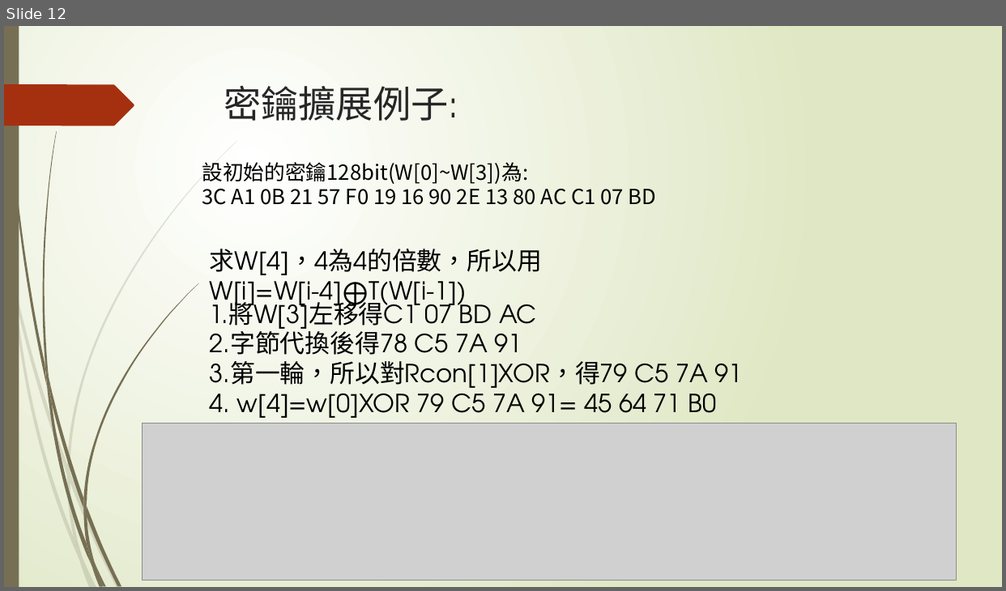
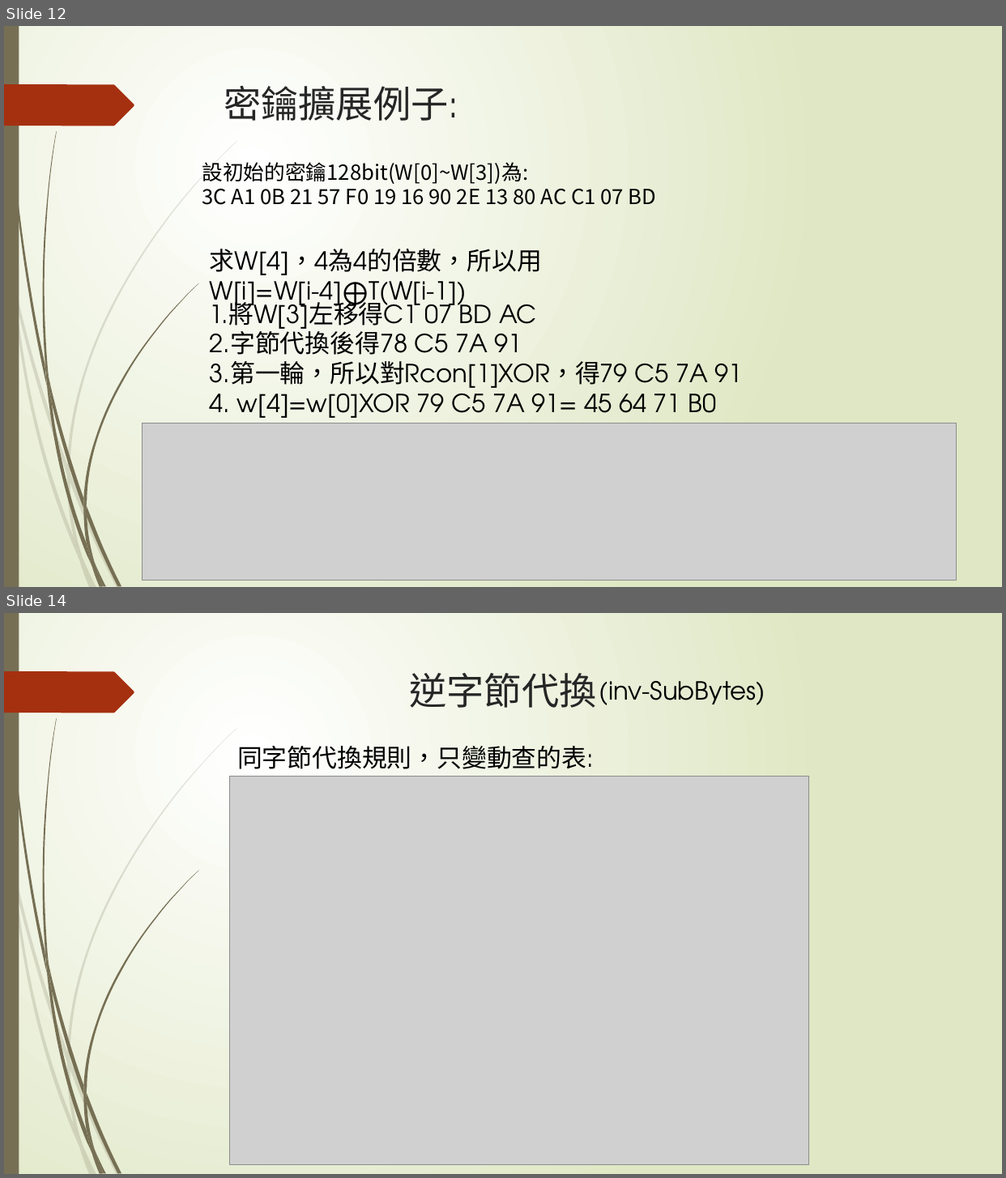
Before and after one commit to sanwich27/2019_FPGA_Design_Group4, a slide deck: final_project/AES加密&解密.pptx. Shown one above the other, each under a label of ours: slide 12 before the commit, slides 12 and 14 after it; the slides between them are not shown. The pictures are 1006x591 and 1006x1178 pixels, drawn with LibreOffice and Linux fonts; fonts in the diff are those of the drawing; grey boxes stand for pictures. Boxes give left, top, right and bottom in pixels: in the first picture for what was removed or moved away, otherwise in the second. Text is boxed around its words. In the diff, an @@ line names an element or a change of style, - is before the commit and + after.

```diff
--- a/final_project/AES加密&解密.pptx
+++ b/final_project/AES加密&解密.pptx
@@ slide 14 added at (x1=4, y1=613, x2=1002, y2=1174), background gradient #FFFFFF to #DFE8C4; not listed: 24 template elements that a slide beside it also shows @@
@@ title added at (x1=409, y1=673, x2=596, y2=708), 36 pt, text #262626 @@
+逆字節代換
@@ text added at (x1=599, y1=681, x2=765, y2=705), 24 pt, text #000000 @@
+(inv-SubBytes)
@@ text added at (x1=237, y1=746, x2=594, y2=769), 24 pt, text #000000 @@
+同字節代換規則，只變動查的表:
@@ picture added at (x1=230, y1=776, x2=809, y2=1165) @@
```
Also in this commit, not shown: 1 slide changed, 8 other slides added.
